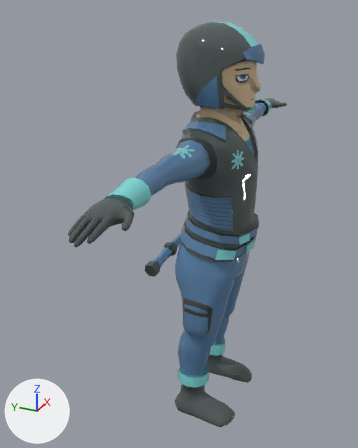
The FBX model Assets/Characters/Mall King/Security Guard/Security Guard.fbx: old version first, new version second.
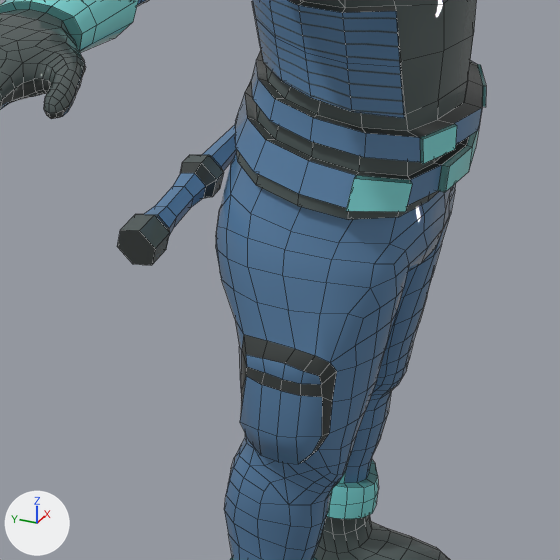
Each version appears first whole from a 50 mm camera at (-8.5, -3.1, 8.36) aimed at (-0.18, 0.64, 4.2), and next in a close-up on the part from 30% to 79% of the width and 43% to 82% of the height. Every picture has the same lights, and +X, +Y and +Z are marked at lower left. The close-ups show mesh edges as thin lines.

Before the edit, the objects in view are built like this:
```python
me_cube_001 = bpy.data.meshes.new('Cube.001')
me_cube_001.from_pydata(...)  # 2646 vertices, 2656 faces; spans x -4.54..4.54, y -0.93..0.71, z 0.0..8.01
me_cube_001.materials.append(mat_material)  # picture img_mallguardtex_png
me_cylinder = bpy.data.meshes.new('Cylinder')
me_cylinder.from_pydata(...)  # 342 vertices, 338 faces; spans x -1.13..1.58, y 0.3..0.99, z 3.42..4.23
me_cylinder.materials.append(mat_material)  # picture img_mallguardtex_png
ob_cube = bpy.data.objects.new('Cube', me_cube_001)
ob_cube.location = (0.0, 0.0, 0.0)
ob_cylinder = bpy.data.objects.new('Cylinder', me_cylinder)
ob_cylinder.location = (0.0, 0.0, 0.0)
```
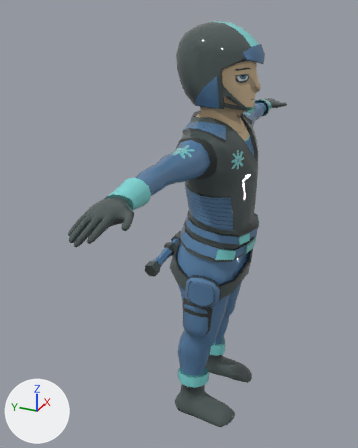
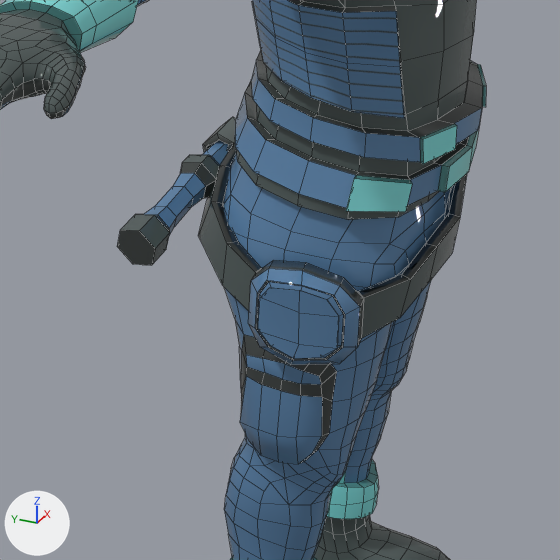
Edits to the scene script, one JSON object a line:
```json
{"op": "add", "block": "me_cube_002", "code": ["me_cube_002 = bpy.data.meshes.new('Cube.002')", "me_cube_002.from_pydata(...)  # 146 vertices, 148 faces; spans x -1.17..0.97, y -0.85..0.89, z 2.99..3.95", "me_cube_002.materials.append(mat_material)  # picture img_mallguardtex_png"]}
{"op": "add", "block": "ob_cube_001", "code": ["ob_cube_001 = bpy.data.objects.new('Cube.001', me_cube_002)", "ob_cube_001.location = (0.0, 0.0, 0.0)"]}
```

Changed parts and their boxes [x1, y1, x2, y2] in the close-ups (560 x 560 px):
```json
{"object": "Cube.001", "change": "added", "after": [198, 117, 467, 365]}
```
